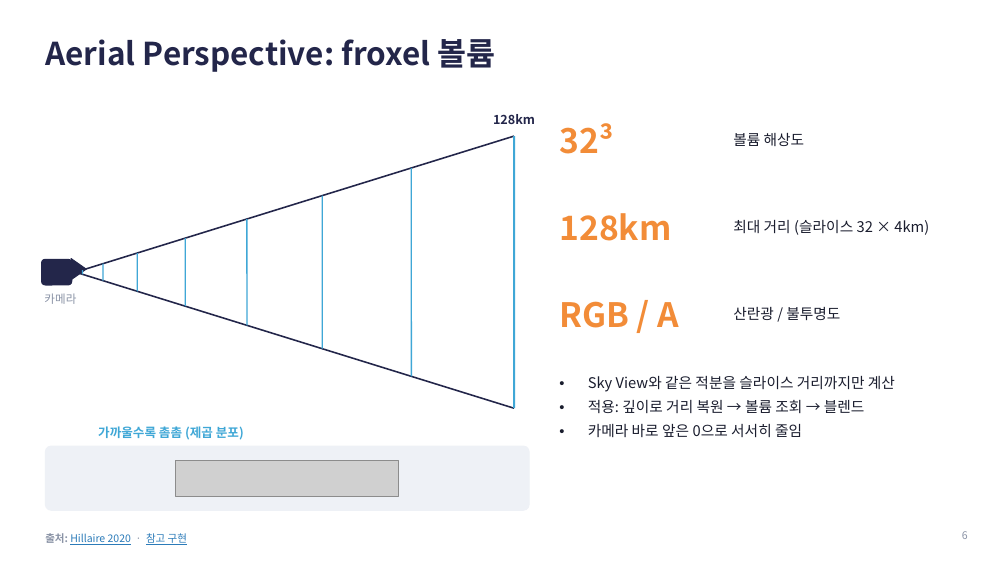
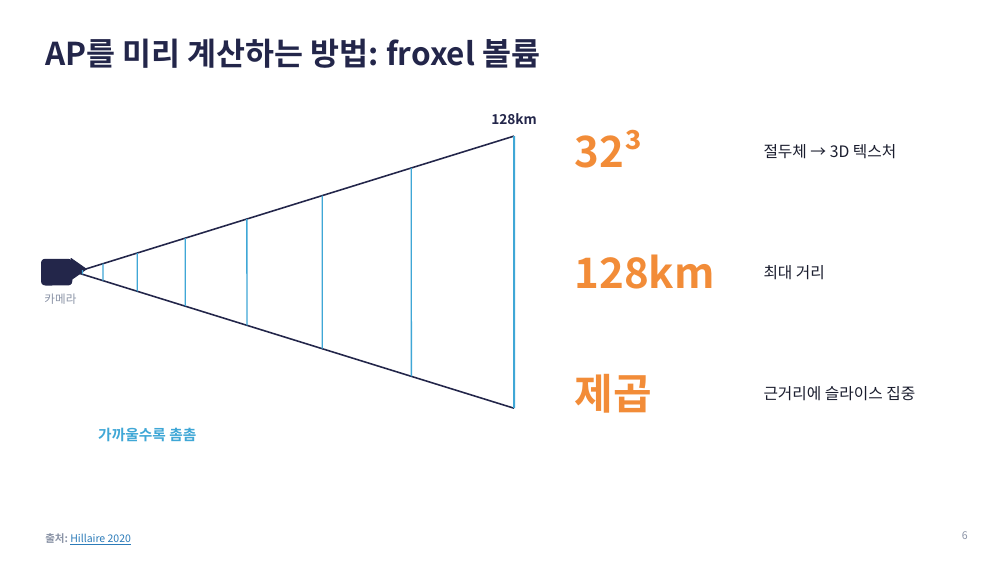
Before and after one commit to jcmeve/DirectX-Graphics-Samples, a slide deck: slide 6 of Interactive Raymarching Cloud_3.pptx. Drawn at 1008x567 pixels with LibreOffice and Linux fonts; fonts in the diff are those of the drawing; grey boxes stand for pictures. Boxes give left, top, right and bottom in pixels: in the first picture for what was removed or moved away, otherwise in the second. Text is boxed around its words. In the diff, an @@ line names an element or a change of style, - is before the commit and + after.

```diff
--- a/Interactive Raymarching Cloud_3.pptx
+++ b/Interactive Raymarching Cloud_3.pptx
@@ title at [45,38,540,68]: text changed @@
-Aerial Perspective: froxel 볼륨
+AP를 미리 계산하는 방법: froxel 볼륨
@@ text "128km" at [491,113,537,124]: size 12 to 13 pt @@
@@ text "32³": place and size @@
-text "32³" at [559,123,613,154]
+text "32³" at [575,129,642,168]
@@ text "32³" at [575,129,642,168]: size 32 to 40 pt @@
@@ text removed at [733,133,805,146] @@
-볼륨 해상도
@@ text added at [764,144,896,159], 15 pt, text #1A1D2E @@
+절두체 → 3D 텍스처
@@ text "128km" at [575,254,715,289]: size 32 to 40 pt @@
@@ text "128km": place and size @@
-text "128km" at [559,213,671,241]
+text "128km" at [575,254,715,289]
@@ text added at [764,265,825,280], 15 pt, text #1A1D2E @@
+최대 거리
@@ text removed at [559,301,680,328] @@
-RGB / A
@@ text removed at [733,307,840,320] @@
-산란광 / 불투명도
@@ text added at [575,374,652,413], 40 pt, text #F28C38, bold @@
+제곱
@@ text removed at [588,376,895,437] @@
-• Sky View와 같은 적분을 슬라이스 거리까지만 계산
-• 적용: 깊이로 거리 복원 → 볼륨 조회 → 블렌드
-• 카메라 바로 앞은 0으로 서서히 줄임
@@ text at [764,386,915,401]: text changed; size 14 to 15 pt @@
-최대 거리 (슬라이스 32 × 4km)
+근거리에 슬라이스 집중
@@ rounded rectangle removed at [45,446,529,510] @@
@@ text at [98,427,196,442]: text changed; size 12 to 14 pt @@
-가까울수록 촘촘 (제곱 분포)
+가까울수록 촘촘
@@ picture removed at [176,461,399,497] @@
@@ text at [45,533,131,545]: text changed @@
-출처: Hillaire 2020 · 참고 구현
+출처: Hillaire 2020
```
Also in this commit, not shown: 21 other slides changed, 1 slide added, 5 slides removed.
